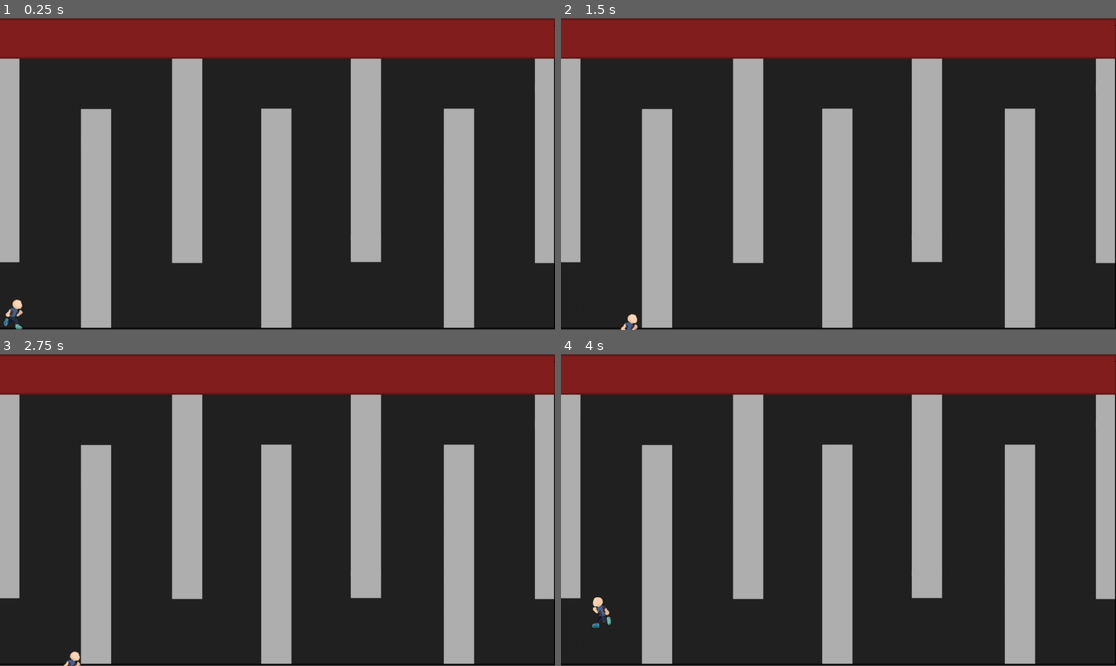
Above: before the commit, frames 1-4 (two rows, left to right).
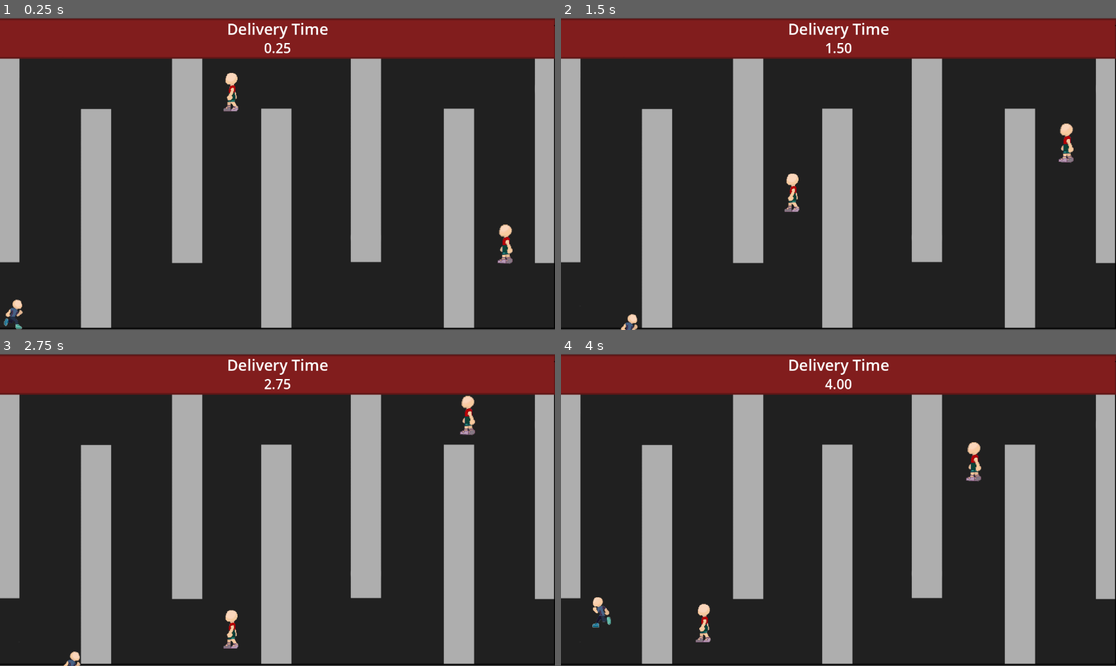
Above: after the commit, the same moments.

Repository: DurvishJ/GoDot-Game-Demons
Game: Godot game, scene res://main.tscn
The game is run twice, just before and just after one commit, with the same random seed, the same clock (stepped at 60 frames per second) and the same inputs.
Inputs:
- Up to frame 1 (0.25 s): no input
- Up to frame 2 (1.5 s): hold Right (move_right) 0.53-1.28 s; hold Down (move_down) from 1.28 s (still down)
- Up to frame 3 (2.75 s): release Down (move_down) at 2.03 s; hold Right (move_right) from 2.03 s (still down)
- Up to frame 4 (4 s): release Right (move_right) at 2.78 s; hold Up (move_up) 2.78-3.53 s; hold Left (move_left) from 3.53 s (still down)

The runs differ from the first frame. In frame 1, 0.8% of the frame differs, in the area x 40-93%, y 1-79%; in frame 2, 0.8%; in frame 3, 0.8%; in frame 4, 0.8%.

Commit message:
Added changes
got chatty customer working
added finish
added timer
added text/labels

Diff:
--- /dev/null
+++ b/runner-rush/chattyCustomer.tscn
@@ -0,0 +1,114 @@
+[gd_scene format=3 uid="uid://tjgbsxsui0ym"]
+
+[ext_resource type="Script" uid="uid://dd5pl80mga114" path="res://chatty_customer.gd" id="1_81bnt"]
+[ext_resource type="Script" uid="uid://dp15k8qo3mucu" path="res://path_follow_2d.gd" id="1_k2af7"]
+[ext_resource type="Script" uid="uid://c4s8bclcit8dy" path="res://chattyCustomer1.gd" id="2_qphs4"]
+[ext_resource type="Texture2D" uid="uid://ddacma7dyqjqn" path="res://Chatty customer #1.png" id="2_s3jeq"]
+[ext_resource type="Texture2D" uid="uid://cfs0kyyd6lb55" path="res://Chatty customer #2.png" id="3_qphs4"]
+[ext_resource type="Script" uid="uid://c1amiqxqnoqqn" path="res://chattyCustomerWalk.gd" id="4_qphs4"]
+[ext_resource type="Script" uid="uid://ch0760koyi4l8" path="res://chattyCustomer2.gd" id="6_dxerm"]
+
+[sub_resource type="Curve2D" id="Curve2D_dxerm"]
+_data = {
+"points": PackedVector2Array(0, 0, 0, 0, 88, 504, 0, 0, 0, 0, 88, 128, 0, 0, 0, 0, 284.36365, 128, 0, 0, 0, 0, 284.36365, 576, 0, 0, 0, 0, 472.54547, 576, 0, 0, 0, 0, 472.54547, 112, 0, 0, 0, 0, 472.54547, 576, 0, 0, 0, 0, 284.36365, 576, 0, 0, 0, 0, 284.36365, 128, 0, 0, 0, 0, 88, 128, 0, 0, 0, 0, 88, 504)
+}
+point_count = 11
+
+[sub_resource type="SpriteFrames" id="SpriteFrames_81bnt"]
+animations = [{
+"frames": [{
+"duration": 1.0,
+"texture": ExtResource("2_s3jeq")
+}, {
+"duration": 1.0,
+"texture": ExtResource("3_qphs4")
+}],
+"loop": true,
+"name": &"default",
+"speed": 3.0
+}]
+
+[sub_resource type="CapsuleShape2D" id="CapsuleShape2D_s3jeq"]
+radius = 88.63635
+height = 546.6665
+
+[sub_resource type="Curve2D" id="Curve2D_81bnt"]
+_data = {
+"points": PackedVector2Array(0, 0, 0, 0, 664, 112, 0, 0, 0, 0, 664, 576, 0, 0, 0, 0, 856, 576, 0, 0, 0, 0, 856, 128, 0, 0, 0, 0, 1048, 128, 0, 0, 0, 0, 1048, 512, 0, 0, 0, 0, 1048, 128, 0, 0, 0, 0, 856, 128, 0, 0, 0, 0, 856, 576, 0, 0, 0, 0, 664, 576, 0, 0, 0, 0, 664, 112)
+}
+point_count = 11
+
+[sub_resource type="SpriteFrames" id="SpriteFrames_qnr0j"]
+animations = [{
+"frames": [{
+"duration": 1.0,
+"texture": ExtResource("2_s3jeq")
+}, {
+"duration": 1.0,
+"texture": ExtResource("3_qphs4")
+}],
+"loop": true,
+"name": &"default",
+"speed": 5.0
+}]
+
+[sub_resource type="CapsuleShape2D" id="CapsuleShape2D_qphs4"]
+radius = 86.66699
+height = 546.66675
+
+[node name="chattyCustomer1" type="Node2D" unique_id=1688045635]
+script = ExtResource("1_81bnt")
+
+[node name="customer1" type="Path2D" parent="." unique_id=443488840]
+position = Vector2(17.955551, 0)
+scale = Vector2(0.9777778, 1)
+curve = SubResource("Curve2D_dxerm")
+
+[node name="PathFollow2D" type="PathFollow2D" parent="customer1" unique_id=1266052613]
+z_index = 1
+position = Vector2(88, 504)
+rotation = -1.5707964
+rotates = false
+script = ExtResource("1_k2af7")
+
+[node name="chattyCustomer1" type="Area2D" parent="customer1/PathFollow2D" unique_id=1885536311]
+rotation = 1.5707964
+scale = Vector2(0.15, 0.15)
+collision_layer = 0
+script = ExtResource("2_qphs4")
+
+[node name="AnimatedSprite2D" type="AnimatedSprite2D" parent="customer1/PathFollow2D/chattyCustomer1" unique_id=847769843]
+sprite_frames = SubResource("SpriteFrames_81bnt")
+
+[node name="CollisionShape2D" type="CollisionShape2D" parent="customer1/PathFollow2D/chattyCustomer1" unique_id=1591482178]
+position = Vector2(-6.8181243, 0)
+shape = SubResource("CapsuleShape2D_s3jeq")
+
+[node name="customer2" type="Path2D" parent="." unique_id=2050502939]
+curve = SubResource("Curve2D_81bnt")
+
+[node name="PathFollow2D" type="PathFollow2D" parent="customer2" unique_id=999380245]
+position = Vector2(664, 112)
+rotation = 1.5707964
+rotates = false
+script = ExtResource("4_qphs4")
+
+[node name="chattyCustomer2" type="Area2D" parent="customer2/PathFollow2D" unique_id=1225597670]
+collision_layer = 0
+script = ExtResource("6_dxerm")
+
+[node name="AnimatedSprite2D" type="AnimatedSprite2D" parent="customer2/PathFollow2D/chattyCustomer2" unique_id=1411745972]
+rotation = -1.5707964
+scale = Vector2(0.15, 0.15)
+sprite_frames = SubResource("SpriteFrames_qnr0j")
+
+[node name="CollisionShape2D" type="CollisionShape2D" parent="customer2/PathFollow2D/chattyCustomer2" unique_id=1611547450]
+position = Vector2(0, 1)
+rotation = -1.5707964
+scale = Vector2(0.15, 0.15)
+shape = SubResource("CapsuleShape2D_qphs4")
+
+[connection signal="body_entered" from="customer1/PathFollow2D/chattyCustomer1" to="." method="body_entered"]
+[connection signal="body_entered" from="customer1/PathFollow2D/chattyCustomer1" to="customer1/PathFollow2D/chattyCustomer1" method="body_entered"]
+[connection signal="body_entered" from="customer2/PathFollow2D/chattyCustomer2" to="." method="body_entered"]
+[connection signal="body_entered" from="customer2/PathFollow2D/chattyCustomer2" to="customer2/PathFollow2D/chattyCustomer2" method="body_entered"]
--- /dev/null
+++ b/runner-rush/chattyCustomer1.gd
@@ -0,0 +1,17 @@
+extends Area2D
+
+#signal hit
+
+# Called when the node enters the scene tree for the first time.
+#func _ready() -> void:
+#	pass # Replace with function body.
+
+
+# Called every frame. 'delta' is the elapsed time since the previous frame.
+#func _process(delta: float) -> void:
+#	pass
+
+
+#func body_entered(body: Node2D) -> void:
+#	emit_signal("hit")
+#	get_tree().paused = true
--- /dev/null
+++ b/runner-rush/chattyCustomer2.gd
@@ -0,0 +1,17 @@
+extends Area2D
+
+#signal hit
+
+# Called when the node enters the scene tree for the first time.
+#func _ready() -> void:
+#	pass # Replace with function body.
+
+
+# Called every frame. 'delta' is the elapsed time since the previous frame.
+#func _process(delta: float) -> void:
+#	pass
+
+
+#func body_entered(body: Node2D) -> void:
+#	emit_signal("hit")
+#	get_tree().paused = true
--- /dev/null
+++ b/runner-rush/chattyCustomerWalk.gd
@@ -0,0 +1,18 @@
+extends PathFollow2D
+
+@onready var sprite = $chattyCustomer2/AnimatedSprite2D
+
+var walkSpeed = 0.05
+
+func _ready():
+	progress_ratio = 0.5
+	sprite.play()
+
+# Called every frame. 'delta' is the elapsed time since the previous frame.
+func _process(delta):
+	progress_ratio += walkSpeed * delta
+
+	if progress_ratio > 0.5:
+		$chattyCustomer2/AnimatedSprite2D.flip_h = true
+	else:
+		$chattyCustomer2/AnimatedSprite2D.flip_h = false
--- /dev/null
+++ b/runner-rush/chattyCustomerWalk1.gd
@@ -0,0 +1,15 @@
+extends PathFollow2D
+
+@onready var sprite = $AnimatedSprite2D
+
+var walkSpeed = 75
+
+func _ready():
+	print("I exist")
+	print(sprite)
+	print(sprite.global_position)
+	sprite.play()
+
+# Called every frame. 'delta' is the elapsed time since the previous frame.
+func _process(delta):
+	progress_ratio += delta * walkSpeed
--- /dev/null
+++ b/runner-rush/chattyCustomerWalk2.gd
@@ -0,0 +1,12 @@
+extends PathFollow2D
+
+@onready var sprite = $AnimatedSprite2D
+
+var walkSpeed = 0.05
+
+func _ready():
+	sprite.play()
+
+# Called every frame. 'delta' is the elapsed time since the previous frame.
+func _process(delta):
+	progress_ratio += walkSpeed * delta
--- a/runner-rush/chatty_customer.gd
+++ b/runner-rush/chatty_customer.gd
@@ -1,9 +1,10 @@
-extends RigidBody2D
+extends Node2D
 
+signal hit
 
 # Called when the node enters the scene tree for the first time.
-func _ready():
-	$AnimatedSprite2D.play()
+func _ready() -> void:
+	pass # Replace with function body.
 
 
 # Called every frame. 'delta' is the elapsed time since the previous frame.
@@ -11,5 +12,6 @@
 	pass
 
 
-func _on_visible_on_screen_notifier_2d_screen_exited():
-	queue_free()
+func body_entered(body: Node2D) -> void:
+	emit_signal("hit")
+	get_tree().paused = true
--- a/runner-rush/game.tscn
+++ b/runner-rush/game.tscn
@@ -2,14 +2,8 @@
 
 [ext_resource type="Texture2D" uid="uid://dvglirctf8amt" path="res://background_base.png" id="1_80nbo"]
 [ext_resource type="Script" uid="uid://42pymon2i4o6" path="res://game.gd" id="1_feb5d"]
-[ext_resource type="PackedScene" uid="uid://bcsggvwfhjlql" path="res://chatty_customer.tscn" id="2_fc0e3"]
 [ext_resource type="PackedScene" uid="uid://dnfhbtpeevx7g" path="res://player.tscn" id="3_fc0e3"]
-
-[sub_resource type="Curve2D" id="Curve2D_7jktm"]
-_data = {
-"points": PackedVector2Array(0, 0, 0, 0, 48, 640, 0, 0, 0, 0, 48, 88, 0, 0, 0, 0, 352, 88, 0, 0, 0, 0, 352, 512, 0, 0, 0, 0, 424, 512, 0, 0, 0, 0, 424, 88, 0, 0, 0, 0, 728, 88, 0, 0, 0, 0, 728, 512, 0, 0, 0, 0, 792, 512, 0, 0, 0, 0, 792, 88, 0, 0, 0, 0, 1104, 88, 0, 0, 0, 0, 1104, 640, 0, 0, 0, 0, 984, 640, 0, 0, 0, 0, 984, 184, 0, 0, 0, 0, 920, 184, 0, 0, 0, 0, 920, 640, 0, 0, 0, 0, 608, 640, 0, 0, 0, 0, 608, 184, 0, 0, 0, 0, 536, 184, 0, 0, 0, 0, 536, 640, 0, 0, 0, 0, 240, 640, 0, 0, 0, 0, 240, 184, 0, 0, 0, 0, 168, 184, 0, 0, 0, 0, 168, 640, 0, 0, 0, 0, 48, 640)
-}
-point_count = 25
+[ext_resource type="PackedScene" uid="uid://tjgbsxsui0ym" path="res://chattyCustomer.tscn" id="4_7jktm"]
 
 [sub_resource type="Curve2D" id="Curve2D_ryrav"]
 _data = {
@@ -25,18 +19,16 @@
 
 [node name="Game" type="Node" unique_id=780520153]
 script = ExtResource("1_feb5d")
-mob_scene = ExtResource("2_fc0e3")
 
 [node name="Player" parent="." unique_id=668391075 instance=ExtResource("3_fc0e3")]
 position = Vector2(713, 489.99997)
 rotation = -1.5707964
 
+[node name="Node2D" parent="." unique_id=1688045635 instance=ExtResource("4_7jktm")]
+z_index = 1
+
 [node name="DeliveryTime" type="Timer" parent="." unique_id=834205061]
 one_shot = true
-
-[node name="EventPath" type="Path2D" parent="." unique_id=1768985199]
-visible = false
-curve = SubResource("Curve2D_7jktm")
 
 [node name="ChattyCustomer1" type="Path2D" parent="." unique_id=2016967698]
 curve = SubResource("Curve2D_ryrav")
--- /dev/null
+++ b/runner-rush/hud.tscn
@@ -0,0 +1,3 @@
+[gd_scene format=3 uid="uid://bhb6uyilq8fgd"]
+
+[node name="HUD" type="CanvasLayer" unique_id=1299040046]
--- a/runner-rush/main.gd
+++ b/runner-rush/main.gd
@@ -1,14 +1,37 @@
 extends Node
 
 @export var mob_scene: PackedScene
-var score
+@onready var timer = $DeliveryTime
+@onready var timerLabel = $CanvasLayer/Timer
+@onready var gameOver = $CanvasLayer/GameOver
+
+var elapsed_time = 0.0
 
 func _ready() -> void:
 	new_game()
 
-func _process(_delta: float) -> void:
-	pass
+func _process(delta: float) -> void:
+	if elapsed_time >= 45:
+		gameOver.text = "You lose"
+		get_tree().paused = true
+	else:
+		elapsed_time += delta
+		timerLabel.text = "%.2f" % elapsed_time
+
 
 func new_game():
-	score = 0
+	$DeliveryTime.start()
 	$Player.start($StartPosition.position)
+
+
+func _on_finish_body_entered(body: Node2D) -> void:
+	if elapsed_time > 45:
+		gameOver.text = "You lose"
+	else:
+		gameOver.text = "You win!"
+	get_tree().paused = true
+
+
+func _on_chatty_customer_hit() -> void:
+	gameOver.text = "You lose"
+	get_tree().paused = true
--- a/runner-rush/main.tscn
+++ b/runner-rush/main.tscn
@@ -4,6 +4,7 @@
 [ext_resource type="PackedScene" uid="uid://bcsggvwfhjlql" path="res://chatty_customer.tscn" id="2_lquwl"]
 [ext_resource type="PackedScene" uid="uid://dnfhbtpeevx7g" path="res://player.tscn" id="3_7mycd"]
 [ext_resource type="Texture2D" uid="uid://dvglirctf8amt" path="res://background_base.png" id="4_272bh"]
+[ext_resource type="PackedScene" uid="uid://tjgbsxsui0ym" path="res://chattyCustomer.tscn" id="5_lquwl"]
 
 [sub_resource type="RectangleShape2D" id="RectangleShape2D_1bvp3"]
 size = Vector2(40, 421)
@@ -29,6 +30,9 @@
 [sub_resource type="RectangleShape2D" id="RectangleShape2D_efxa6"]
 size = Vector2(1152, 80)
 
+[sub_resource type="RectangleShape2D" id="RectangleShape2D_dg77c"]
+size = Vector2(24, 128)
+
 [node name="Main" type="Node" unique_id=1273300211]
 script = ExtResource("1_1bvp3")
 mob_scene = ExtResource("2_lquwl")
@@ -46,6 +50,7 @@
 
 [node name="Walls" type="StaticBody2D" parent="." unique_id=1563162057]
 position = Vector2(30, 615)
+collision_layer = 2
 
 [node name="Wall 1" type="CollisionShape2D" parent="Walls" unique_id=1476302391]
 position = Vector2(-10, -319.5)
@@ -78,3 +83,65 @@
 [node name="Red Curtain" type="CollisionShape2D" parent="Walls" unique_id=470650172]
 position = Vector2(546, -571)
 shape = SubResource("RectangleShape2D_efxa6")
+
+[node name="Chatty Customer" parent="." unique_id=1688045635 instance=ExtResource("5_lquwl")]
+
+[node name="DeliveryTime" type="Timer" parent="." unique_id=2084364794]
+autostart = true
+
+[node name="CanvasLayer" type="CanvasLayer" parent="." unique_id=1224992809]
+
+[node name="DeliveryTime" type="Label" parent="CanvasLayer" unique_id=46972878]
+anchors_preset = 5
+anchor_left = 0.5
+anchor_right = 0.5
+offset_left = -115.0
+offset_right = 115.0
+offset_bottom = 49.0
+grow_horizontal = 2
+theme_override_font_sizes/font_size = 32
+text = "Delivery Time"
+horizontal_alignment = 1
+
+[node name="Timer" type="Label" parent="CanvasLayer" unique_id=456166268]
+anchors_preset = -1
+anchor_left = 0.49956596
+anchor_top = 0.052469134
+anchor_right = 0.50043404
+anchor_bottom = 0.10185185
+offset_top = 9.0
+offset_bottom = 19.0
+grow_horizontal = 2
+theme_override_font_sizes/font_size = 28
+horizontal_alignment = 1
+metadata/_edit_use_anchors_ = true
+
+[node name="GameOver" type="Label" parent="CanvasLayer" unique_id=1872410020]
+anchors_preset = 8
+anchor_left = 0.5
+anchor_top = 0.5
+anchor_right = 0.5
+anchor_bottom = 0.5
+offset_left = -20.0
+offset_top = -11.5
+offset_right = 20.0
+offset_bottom = 11.5
+grow_horizontal = 2
+grow_vertical = 2
+theme_override_colors/font_color = Color(1, 1, 1, 1)
+theme_override_colors/font_outline_color = Color(0, 0, 0, 1)
+theme_override_font_sizes/font_size = 50
+horizontal_alignment = 1
+vertical_alignment = 1
+
+[node name="Finish" type="Area2D" parent="." unique_id=576125218]
+position = Vector2(24, 32)
+collision_layer = 0
+
+[node name="CollisionShape2D" type="CollisionShape2D" parent="Finish" unique_id=272783121]
+position = Vector2(1116, 544)
+shape = SubResource("RectangleShape2D_dg77c")
+
+[connection signal="hit" from="Chatty Customer" to="." method="_on_chatty_customer_hit"]
+[connection signal="timeout" from="DeliveryTime" to="." method="_on_delivery_time_timeout"]
+[connection signal="body_entered" from="Finish" to="." method="_on_finish_body_entered"]
--- /dev/null
+++ b/runner-rush/path_follow_2d.gd
@@ -0,0 +1,18 @@
+extends PathFollow2D
+
+@onready var sprite = $chattyCustomer1/AnimatedSprite2D
+
+var walkSpeed = 0.05
+
+func _ready():
+	progress_ratio = 0.5
+	sprite.play()
+
+# Called every frame. 'delta' is the elapsed time since the previous frame.
+func _process(delta):
+	progress_ratio += walkSpeed * delta
+
+	if progress_ratio > 0.5:
+		$chattyCustomer1/AnimatedSprite2D.flip_h = true
+	else:
+		$chattyCustomer1/AnimatedSprite2D.flip_h = false
--- a/runner-rush/player.gd
+++ b/runner-rush/player.gd
@@ -1,6 +1,4 @@
 extends CharacterBody2D # 1. Change this line
-
-signal hit
 
 @export var speed = 150
 var screen_size
--- a/runner-rush/player.tscn
+++ b/runner-rush/player.tscn
@@ -24,6 +24,7 @@
 
 [node name="Player" type="CharacterBody2D" unique_id=688400722]
 position = Vector2(22, 617)
+collision_mask = 2
 script = ExtResource("1_i3pqv")
 metadata/_edit_group_ = true
 
Not shown, added: runner-rush/chattyCustomer1.gd.uid
Not shown, added: runner-rush/chattyCustomer2.gd.uid
Not shown, added: runner-rush/chattyCustomerWalk.gd.uid
Not shown, added: runner-rush/chattyCustomerWalk1.gd.uid
Not shown, added: runner-rush/chattyCustomerWalk2.gd.uid
Not shown, added: runner-rush/path_follow_2d.gd.uid
